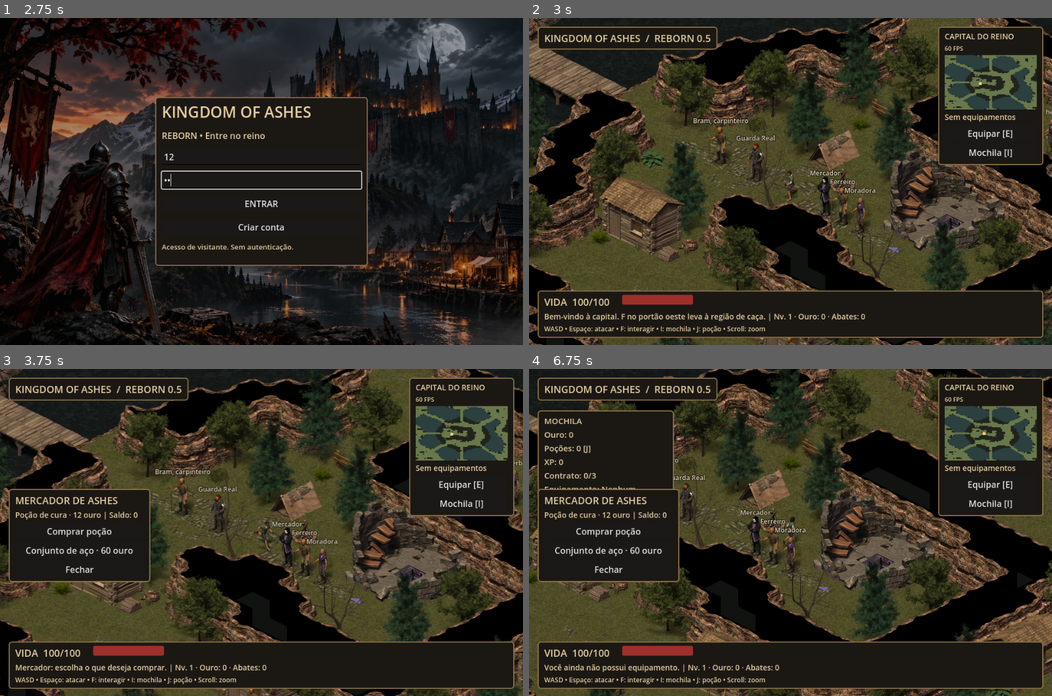
Above: before the commit, frames 1-4 (two rows, left to right).
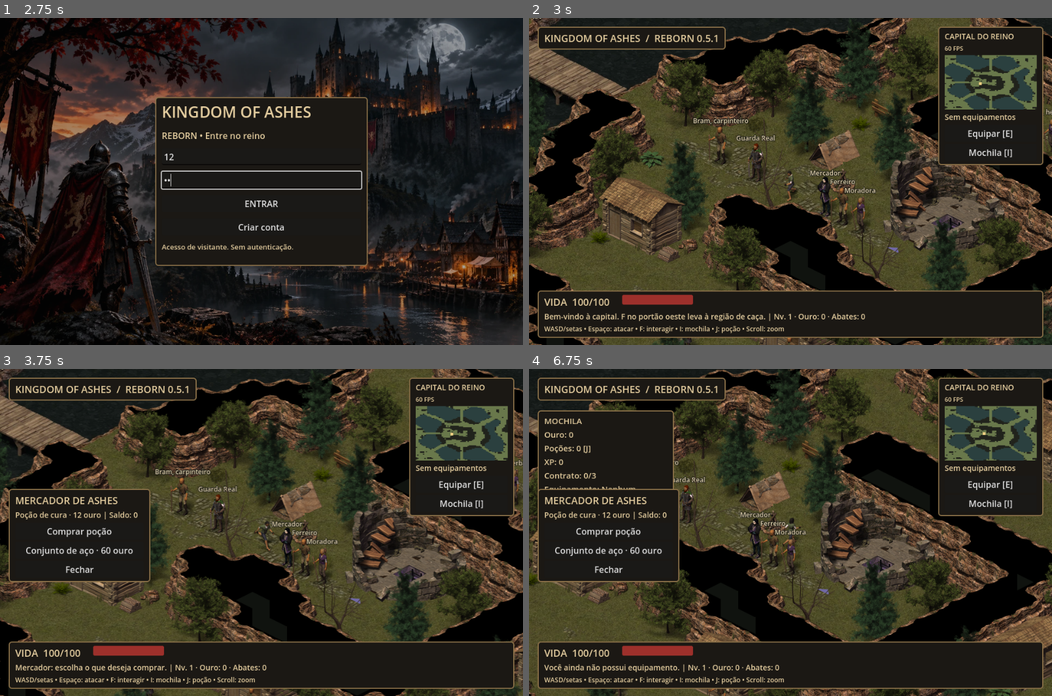
Above: after the commit, the same moments.

Repository: lucas-comex/kingdom-of-ashes
Game: Godot game, scene res://world/world.tscn
The game is run twice, just before and just after one commit, with the same random seed, the same clock (stepped at 60 frames per second) and the same inputs.
Inputs (mouse positions are in pixels of both pictures, inside the frame that each line leads up to):
- Up to frame 1 (2.75 s): click (261, 155) at 0.52 s; type "12" at 0.6 s; click (261, 181) at 0.75 s; type "12" at 0.83 s; click "Equipar [E]" at 1.25 s; click "Mochila [I]" at 2 s
- Up to frame 2 (3 s): click "ENTRAR" at 2.75 s
- Up to frame 3 (3.75 s): tap Enter at 3.5 s; move the mouse to (376, 516) at 3.52 s; hold D from 3.53 s (still down); tap F at 3.6 s; click (376, 516) at 3.67 s
- Up to frame 4 (6.75 s): tap Space at 3.77, 4.52, 6.02 s; move the mouse to (685, 548) at 4.27 s; release D at 4.28 s; hold S 4.28-5.03 s; tap J at 4.35 s; move the mouse to (842, 460) at 5.02 s; hold D 5.03-5.78 s; tap I at 5.1 s; move the mouse to (764, 597) at 5.77 s; hold W 5.78-6.53 s; tap E at 5.85 s; click (764, 597) at 5.92 s; move the mouse to (947, 581) at 6.52 s; hold A from 6.53 s (still down); tap G at 6.6 s

Frame 1 is identical in both runs. In frame 2, 0.5% of the frame differs, in the area x 6-49%, y 2-97%; in frame 3, 0.5%; in frame 4, 13%, in the area x 0-100%, y 0-100%.

Commit message:
Godot Reborn 0.5.1: explicit 8-direction controls, collision fallback, continuous steps and full movement tests

Diff:
--- a/characters/actor.gd
+++ b/characters/actor.gd
@@ -38,8 +38,10 @@
 		queue_redraw()
 
 func sync_walk(progress: float) -> void:
+	var changed: bool = state != "run"
+	state="run"
 	var next_frame: int = clampi(int(progress*4.0),0,3)
-	if frame != next_frame:
+	if frame != next_frame or changed:
 		frame = next_frame
 		queue_redraw()
 
--- a/interface/hud.gd
+++ b/interface/hud.gd
@@ -46,7 +46,7 @@
 	root.add_child(top)
 	top.position=Vector2(16,16)
 	top.add_theme_stylebox_override("panel",panel_style())
-	var title:=make_label("KINGDOM OF ASHES  /  REBORN 0.5",18)
+	var title:=make_label("KINGDOM OF ASHES  /  REBORN 0.5.1",18)
 	top.add_child(title)
 	var side:=PanelContainer.new()
 	root.add_child(side)
@@ -114,7 +114,7 @@
 	status.custom_minimum_size=Vector2(220,20)
 	status.size_flags_horizontal=Control.SIZE_EXPAND_FILL
 	box.add_child(status)
-	var help:=make_label("WASD • Espaço: atacar • F: interagir • I: mochila • J: poção • Scroll: zoom",12)
+	var help:=make_label("WASD/setas • Espaço: atacar • F: interagir • I: mochila • J: poção • Scroll: zoom",12)
 	box.add_child(help)
 	bag=PanelContainer.new()
 	root.add_child(bag)
--- a/project.godot
+++ b/project.godot
@@ -3,7 +3,7 @@
 
 [application]
 config/name="Kingdom of Ashes Reborn"
-config/version="0.5"
+config/version="0.5.1"
 run/main_scene="res://world/world.tscn"
 config/features=PackedStringArray("4.4", "GL Compatibility")
 
--- a/world/world.gd
+++ b/world/world.gd
@@ -182,7 +182,8 @@
 	if is_instance_valid(hud):
 		hud.set_area(folder+"/minimap.webp")
 	cam.position=hero.position+Vector2(0,-28)
-	cam.reset_smoothing()
+	if cam.is_inside_tree():
+		cam.reset_smoothing()
 	cull_objects()
 	message="Bem-vindo à capital. F no portão oeste leva à região de caça." if area=="capital" else "F junto ao posto de viagem retorna à capital."
 
@@ -282,22 +283,57 @@
 	var d := to - from
 	return valid(to) and (d.x == 0 or d.y == 0 or (valid(from + Vector2i(d.x,0)) and valid(from + Vector2i(0,d.y))))
 
+func read_movement() -> Vector2:
+	var left: bool = Input.is_physical_key_pressed(KEY_A) or Input.is_physical_key_pressed(KEY_LEFT)
+	var right: bool = Input.is_physical_key_pressed(KEY_D) or Input.is_physical_key_pressed(KEY_RIGHT)
+	var up: bool = Input.is_physical_key_pressed(KEY_W) or Input.is_physical_key_pressed(KEY_UP)
+	var down: bool = Input.is_physical_key_pressed(KEY_S) or Input.is_physical_key_pressed(KEY_DOWN)
+	var screen := Vector2(float(right)-float(left),float(down)-float(up))
+	if screen==Vector2.ZERO:
+		if Input.is_physical_key_pressed(KEY_KP_7): return Vector2(-1,-1)
+		if Input.is_physical_key_pressed(KEY_KP_9): return Vector2(1,-1)
+		if Input.is_physical_key_pressed(KEY_KP_1): return Vector2(-1,1)
+		if Input.is_physical_key_pressed(KEY_KP_3): return Vector2(1,1)
+	return screen
+
+func screen_step(screen: Vector2) -> Vector2i:
+	var x: int = signi(roundi(screen.x))
+	var y: int = signi(roundi(screen.y))
+	return Vector2i(signi(x+y),signi(y-x))
+
+func choose_step(from: Vector2i, screen: Vector2) -> Vector2i:
+	var direct := screen_step(screen)
+	if direct==Vector2i.ZERO:
+		return Vector2i.ZERO
+	if can_step(from,from+direct):
+		return direct
+	if screen.x!=0.0 and screen.y!=0.0:
+		for component in [Vector2(screen.x,0),Vector2(0,screen.y)]:
+			var alternative := screen_step(component)
+			if can_step(from,from+alternative):
+				return alternative
+	return Vector2i.ZERO
+
 func move_input(screen: Vector2, dt: float) -> bool:
-	if step_elapsed >= step_duration:
-		if screen.length_squared() <= 0.0:
-			return false
-		var d := Vector2i(signi(roundi(screen.x+screen.y)),signi(roundi(-screen.x+screen.y)))
-		var from := cell(pos)
-		if not can_step(from,from+d):
-			return false
-		step_from = Vector2(from)
-		step_to = Vector2(from+d)
-		step_duration = WALK_SECONDS * Vector2(d).length()
-		step_elapsed = 0.0
-		hero.face(iso(step_to)-iso(step_from))
-	step_elapsed = minf(step_duration,step_elapsed+dt)
-	pos = step_from.lerp(step_to,step_elapsed/step_duration)
-	return true
+	var remaining: float = maxf(0.0,dt)
+	var moved: bool = false
+	while remaining>0.00001:
+		if step_elapsed >= step_duration:
+			var from := cell(pos)
+			var d := choose_step(from,screen)
+			if d==Vector2i.ZERO:
+				break
+			step_from = Vector2(from)
+			step_to = Vector2(from+d)
+			step_duration = WALK_SECONDS * Vector2(d).length()
+			step_elapsed = 0.0
+			hero.face(iso(step_to)-iso(step_from))
+		var part: float = minf(remaining,step_duration-step_elapsed)
+		step_elapsed = minf(step_duration,step_elapsed+part)
+		remaining -= part
+		pos = step_from.lerp(step_to,step_elapsed/step_duration)
+		moved=true
+	return moved
 
 func collect_loot() -> void:
 	if area!="outpost" or loot_gold <= 0 or pos.distance_to(enemy_pos)>2.0:
@@ -436,7 +472,7 @@
 		return
 	attack_time = maxf(0,attack_time-dt)
 	enemy_attack = maxf(0,enemy_attack-dt)
-	var screen := Vector2(float(Input.is_physical_key_pressed(KEY_D))-float(Input.is_physical_key_pressed(KEY_A)),float(Input.is_physical_key_pressed(KEY_S))-float(Input.is_physical_key_pressed(KEY_W)))
+	var screen := read_movement()
 	var moving := move_input(screen,dt)
 	if attack_requested:
 		attack_requested = false
@@ -447,9 +483,10 @@
 			damage_enemy()
 		elif area=="outpost" and enemy.hp > 0:
 			message = "Aproxime-se do inimigo."
-	hero.animate("swing" if attack_time>0 else ("run" if moving else "stance"),dt)
 	if moving and attack_time<=0:
 		hero.sync_walk(step_elapsed/step_duration)
+	else:
+		hero.animate("swing" if attack_time>0 else "stance",dt)
 	hero.position=iso(pos)
 	if area=="capital":
 		pass
@@ -504,12 +541,56 @@
 		cull_clock=0.0
 		cull_objects()
 
+func test_movement() -> void:
+	var origin := Vector2i(-1,-1)
+	for yy in range(2,62):
+		for xx in range(2,62):
+			var clear: bool = true
+			for dy in range(-1,2):
+				for dx in range(-1,2):
+					if not valid(Vector2i(xx+dx,yy+dy)):
+						clear=false
+			if clear:
+				origin=Vector2i(xx,yy)
+				break
+		if origin.x>=0:
+			break
+	assert(origin.x>=0,"No open area for movement test")
+	var directions: Array[Vector2] = [Vector2(0,-1),Vector2(1,-1),Vector2(1,0),Vector2(1,1),Vector2(0,1),Vector2(-1,1),Vector2(-1,0),Vector2(-1,-1)]
+	var expected: Array[Vector2i] = [Vector2i(-1,-1),Vector2i(0,-1),Vector2i(1,-1),Vector2i(1,0),Vector2i(1,1),Vector2i(0,1),Vector2i(-1,1),Vector2i(-1,0)]
+	for index in range(8):
+		pos=Vector2(origin)
+		step_from=pos
+		step_to=pos
+		step_duration=WALK_SECONDS
+		step_elapsed=step_duration
+		assert(screen_step(directions[index])==expected[index])
+		var seconds: float = WALK_SECONDS*Vector2(expected[index]).length()
+		assert(move_input(directions[index],seconds*.5))
+		assert(pos.distance_to(Vector2(origin)+Vector2(expected[index])*.5)<.001)
+		assert(move_input(Vector2.ZERO,seconds*.5))
+		assert(pos.distance_to(Vector2(origin+expected[index]))<.001)
+		assert(not move_input(Vector2.ZERO,.1))
+	var obstruction := origin+Vector2i(1,0)
+	grid.set_point_solid(obstruction,true)
+	assert(not can_step(origin,origin+Vector2i(1,1)))
+	assert(choose_step(origin,Vector2(0,1))==Vector2i.ZERO)
+	grid.set_point_solid(obstruction,false)
+	pos=Vector2(CAPITAL_START if area=="capital" else START)
+	step_from=pos
+	step_to=pos
+	step_duration=WALK_SECONDS
+	step_elapsed=step_duration
+	print("MOVEMENT 8 DIRECTIONS PASS: "+area)
+
 func smoke() -> void:
 	assert(area=="capital" and valid(CAPITAL_START) and not hero.equipment and not has_gear and potions==0 and gold==0)
 	assert(path(CAPITAL_START,CAPITAL_GATE).size()>0)
 	assert(path(CAPITAL_START,Vector2i(CAPITAL_MERCHANT)).size()>0)
 	assert(not enemy.visible)
+	test_movement()
 	load_area("outpost")
+	test_movement()
 	assert(valid(START) and valid(HUNT))
 	assert(path(START,HUNT).size()>0)
 	assert(map.objects.size()>300)
